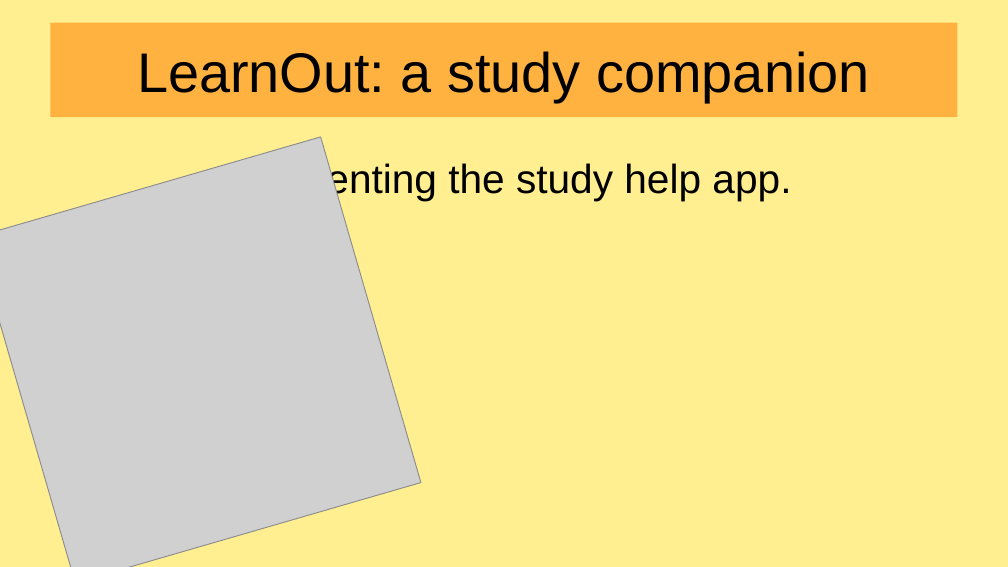
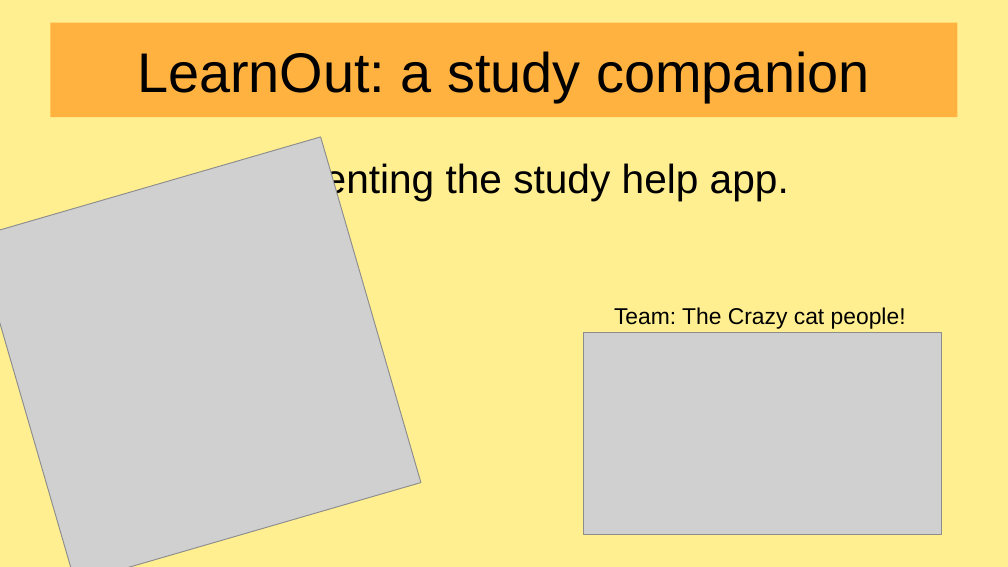
Before and after one commit to awedpotato767/Crazy-cat-people-WiT25, a slide deck: slide 1 of presentation.odp. Drawn at 1008x567 pixels with LibreOffice and Linux fonts; fonts in the diff are those of the drawing; grey boxes stand for pictures. Boxes give left, top, right and bottom in pixels: in the first picture for what was removed or moved away, otherwise in the second. Text is boxed around its words. In the diff, an @@ line names an element or a change of style, - is before the commit and + after.

```diff
--- a/presentation.odp
+++ b/presentation.odp
@@ text added at [614, 307, 906, 329], 18 pt, text #000000 @@
+Team: The Crazy cat people!
@@ picture added at [584, 333, 941, 534] @@
```
Also in this commit, not shown: 2 slides added, 4 other files.
